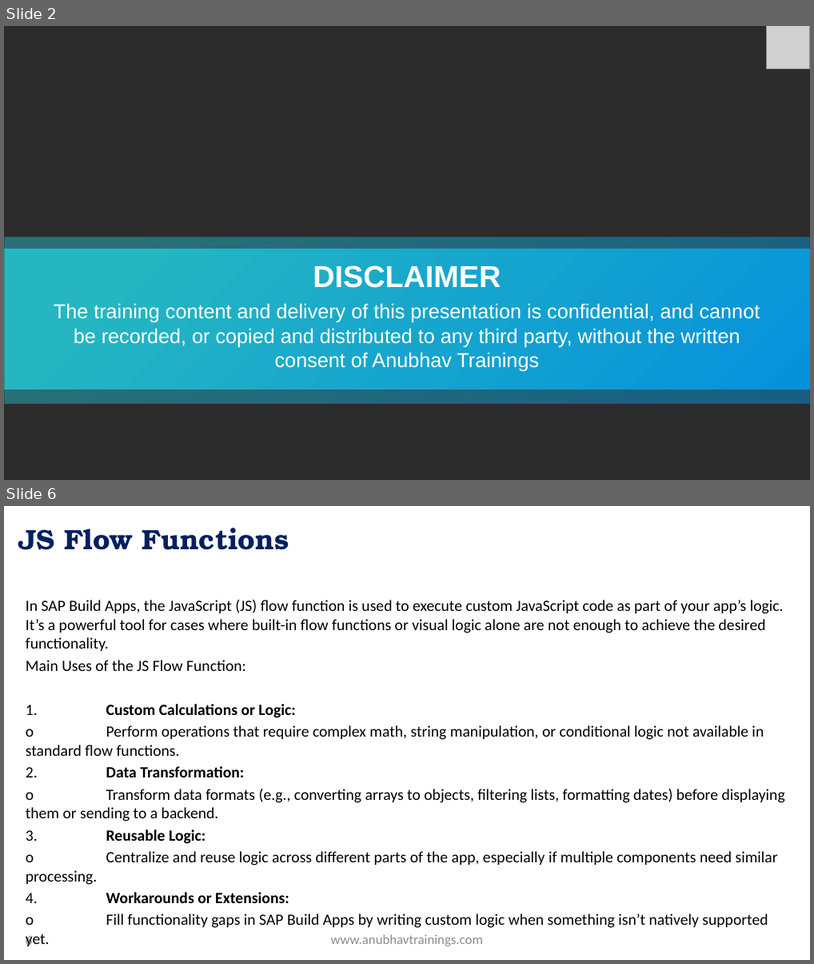
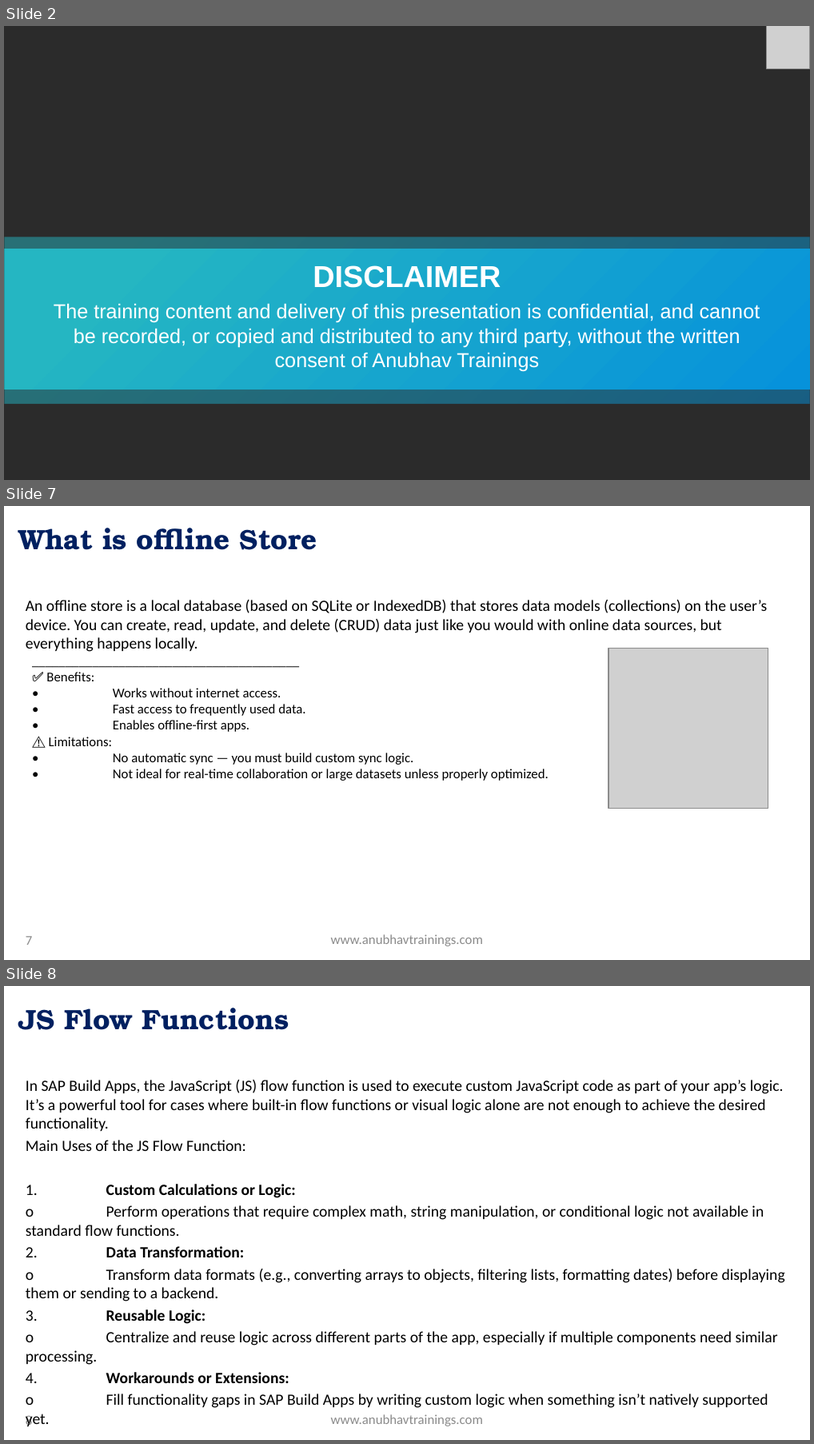
Before and after one commit to soyuztechnologies/SAP_Build_End_to_End, a slide deck: Day 28/SAP Build Training Day 28.pptx. Shown one above the other, each under a label of ours: slides 2 and 6 before the commit, slides 2, 7 and 8 after it; the slides between them are not shown. The pictures are 814x964 and 814x1444 pixels, drawn with LibreOffice and Linux fonts; fonts in the diff are those of the drawing; grey boxes stand for pictures; background and template pictures are left out; a plain dark background stands for a picture behind light text. Boxes give left, top, right and bottom in pixels: in the first picture for what was removed or moved away, otherwise in the second. Text is boxed around its words. In the diff, an @@ line names an element or a change of style, - is before the commit and + after.

Commit message:
Auto bot updater Build Course

```diff
--- a/Day 28/SAP Build Training Day 28.pptx
+++ b/Day 28/SAP Build Training Day 28.pptx
@@ slide 7 added at (x1=4, y1=506, x2=810, y2=960), background picture (left out) @@
@@ title added at (x1=18, y1=528, x2=318, y2=550), 25 pt, text gradient #002060 to #0070C0, bold @@
+What is offline Store
@@ text added at (x1=26, y1=600, x2=767, y2=652), 14 pt, text #000000 @@
+An offline store is a local database (based on SQLite or IndexedDB) that stores data models (collections) on the user’s device. You can create, read, update, and delete (CRUD) data just like you would with online data sources, but everything happens locally.
@@ picture added at (x1=609, y1=648, x2=769, y2=808) @@
@@ text added at (x1=46, y1=672, x2=549, y2=780), 12 pt, text #000000 @@
+________________________________________
+✅ Benefits:
+• Works without internet access.
+• Fast access to frequently used data.
+• Enables offline-first apps.
+⚠️ Limitations:
+• No automatic sync — you must build custom sync logic.
+• Not ideal for real-time collaboration or large datasets unless properly optimized.
@@ page number added at (x1=26, y1=936, x2=32, y2=944), 12 pt, text #8C8C8C @@
+7
@@ text added at (x1=331, y1=934, x2=483, y2=946), 12 pt, text #8C8C8C @@
+www.anubhavtrainings.com
@@ what was slide 6 is now slide 8 @@
```
Also in this commit, not shown: 2 slides changed, 2 other slides added, 3 other files.
